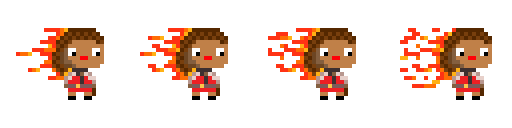
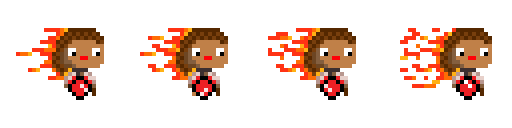
Before/after of a w=512, h=128 layered artwork. What changed in the layer stack:
painted on "Layer 4" over [456, 76, 480, 100]
painted on "Layer 3" over [320, 76, 344, 100]
painted on "Layer 2" over [192, 76, 468, 100]
painted on "Layer 1" over [68, 76, 204, 100]
